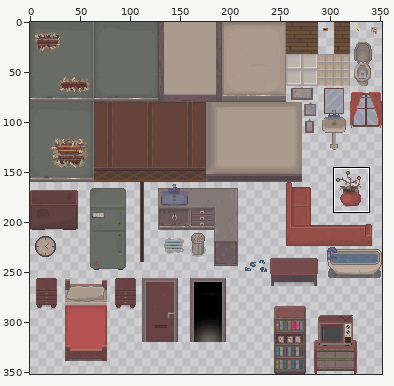
A sprite sheet gets an edit: assets/sprites/Escenario/Tileset.png. Above, an overview of the earlier version with the close-up marked.
Close-up. Earlier state:
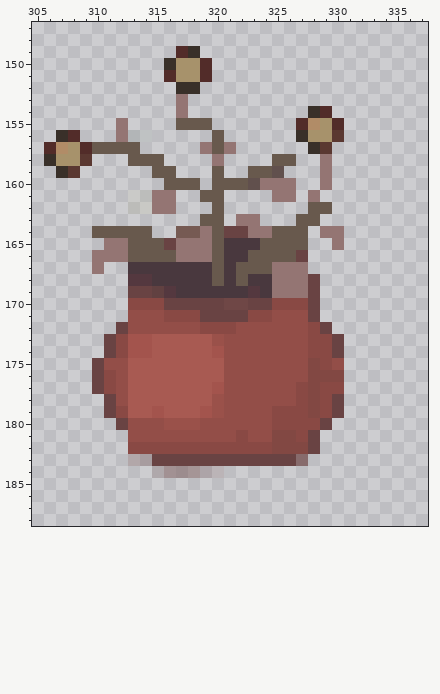
The file is 352x352 pixels. Pixels under 10% opacity are left out. Colours within 5 levels of each other are drawn and written as one. Shown: x 305..337, y 147..188. The commit also changed other parts of the picture, which this record leaves out.
Once edited:
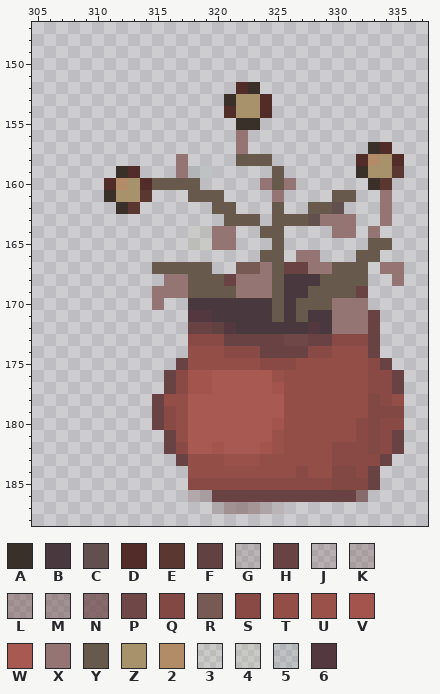
Palette (. is transparent): A #393029  B #49383e  C #61504d  D #522c29  E #5a3831  F #614141  G #6943432e  H #694343  J #6a434335  K #6a434346  L #6a434368  M #6a43436e  N #6a4343b5  P #6f4746  Q #824843  R #765a53  S #894944  T #934e48  U #9a514a  V #a3544d  W #a85a52  X #947573  Y #68594d  Z #a7926b  2 #b18c67  3 #afb3811b  4 #afb38124  5 #516c5e1d  6 #54383f
The exact change:
@@ x 305..337 @@
 148 .................................
-149 ............DA...................
-150 ...........AZZD..................
-151 ...........DZZD..................
-152 ............AA...................
-153 ............X....................
-154 ............X..........AD........
-155 .......X....YYY.......D2ZD.......
-156 ..AD...X55.....Y......AZZE.......
-157 .D2ZDYYYY.....XYX......AE........
-158 .AZZE...YYY....X....YY..X........
-159 ..AE......YY...Y..YYC...X........
-160 ...........YYY.YYYCXXX..X........
-161 ........33XX..YY....XX.X.........
-162 ........44XX...Y.......YY........
-163 ..............YY.XX...YY.........
-164 .....YYYYY..RRXYHHXXYYY.XX.......
-165 ......XXYYYHXXXYBBBYYYY..X.......
-166 .....XXXYYYYXXXYBBYYYYH..........
-167 .....X..BBBBBBBYBYYYXXX..........
-168 ........66BBBBBYBYBBXXXH.........
-169 ........HHF6BBBBBB6BXXXH.........
-170 ........SSSHHHHHPPHHSSSH.........
-171 ........TTTSSSHHHHSSTTTH.........
-172 .......HTTTTTTSSSTTTTTTSH........
-173 ......HSVVWWWWWUTTTTTTTSSH.......
-174 ......HSVVWWWWWVTTTTTTTSSH.......
-175 .....HTTWWWWWWWWTTTTTTTQST.......
-176 .....HSTWWWWWWWWTTTTTTTQQQ.......
-177 .....HSTWWWWWWWVTTTTTTSQSS.......
-178 ......HTWWWWWWWUTTTTTTSQSH.......
-179 ......HSWWVWWWVUTTTTSSSQSH.......
-180 .......HTTTUUUTTTTTTSSSSH........
-181 ........TTTTTTTTTSTTQQSH.........
-182 ........SSSSSSSSSSSSQQQH.........
-183 ........KKHHHHHHHHHHHHN..........
-184 ..........GMLLJG.................
-185 .................................
-186 .................................
-187 .................................
+149 .................................
+150 .................................
+151 .................................
+152 .................DA..............
+153 ................AZZD.............
+154 ................DZZD.............
+155 .................AA..............
+156 .................X...............
+157 .................X..........AD...
+158 ............X....YYY.......D2ZD..
+159 .......AD...X55.....Y......AZZE..
+160 ......D2ZDYYYY.....XYX......AE...
+161 ......AZZE...YYY....X....YY..X...
+162 .......AE......YY...Y..YYC...X...
+163 ................YYY.YYYCXXX..X...
+164 .............33XX..YY....XX.X....
+165 .............44XX...Y.......YY...
+166 ...................YY.XX...YY....
+167 ..........YYYYY..RRXYHHXXYYY.XX..
+168 ...........XXYYYHXXXYBBBYYYY..X..
+169 ..........XXXYYYYXXXYBBYYYYH.....
+170 ..........X..BBBBBBBYBYYYXXX.....
+171 .............66BBBBBYBYBBXXXH....
+172 .............HHF6BBBBBB6BXXXH....
+173 .............SSSHHHHHPPHHSSSH....
+174 .............TTTSSSHHHHSSTTTH....
+175 ............HTTTTTTSSSTTTTTTSH...
+176 ...........HSVVWWWWWUTTTTTTTSSH..
+177 ...........HSVVWWWWWVTTTTTTTSSH..
+178 ..........HTTWWWWWWWWTTTTTTTQST..
+179 ..........HSTWWWWWWWWTTTTTTTQQQ..
+180 ..........HSTWWWWWWWVTTTTTTSQSS..
+181 ...........HTWWWWWWWUTTTTTTSQSH..
+182 ...........HSWWVWWWVUTTTTSSSQSH..
+183 ............HTTTUUUTTTTTTSSSSH...
+184 .............TTTTTTTTTSTTQQSH....
+185 .............SSSSSSSSSSSSQQQH....
+186 .............KKHHHHHHHHHHHHN.....
+187 ...............GMLLJG............
 188 .................................
Boxes around the changes in both close-ups, in picture pixels (x1, y1, x2, y2):
changed: (44, 46, 404, 514)
